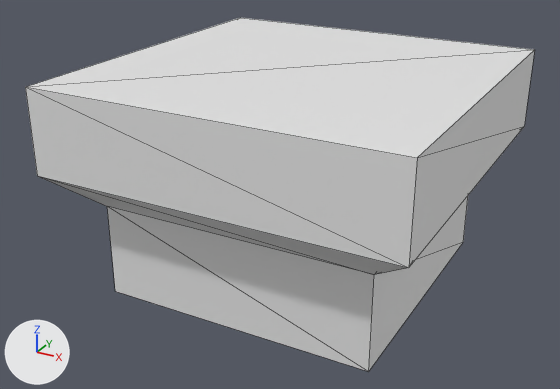
Renders of the glTF model models/world/TreeBlock1.glb from each side of a commit.
Rendered twice from a 50 mm lens placed at (20.3, -39.6, 25.2), pointed at (-1.0, -0.8, 5.8). The lights are fixed; the arrows at lower left show +X, +Y and +Z. Mesh edges are drawn as thin lines. Where no turn or scale is listed for an object, it has been applied to the vertices.

In view in the first picture: 'TreeBlock1'.
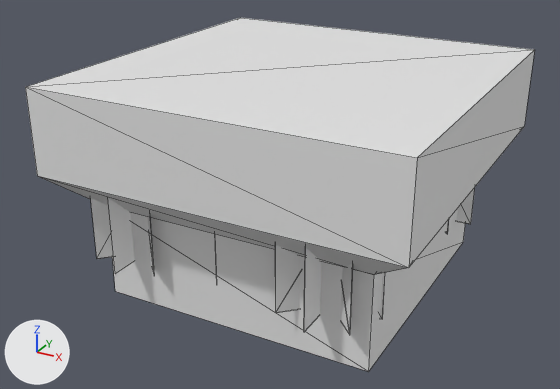
The newer file is also turned or shifted as a whole; pictures and numbers use the older file's frame.

The change, as a diff of the scene's bpy script:
```diff
--- a/models/world/TreeBlock1.glb.py
+++ b/models/world/TreeBlock1.glb.py
@@ me_tree01_001 @@
+me_tree01_001.from_pydata(...)  # 468 vertices, 468 faces; spans x -10.2..8.8, y -10.2..11.8, z 0.0..12.5
@@ ob_treeblock_obj @@
+ob_treeblock_obj = bpy.data.objects.new('treeblock_obj', me_tree01_001)
+ob_treeblock_obj.location = (0.51, 0.0, 0.72)
```

Pixel boxes (x1, y1, x2, y2) of what changed, in the pictures (560 x 389 px):
'treeblock_obj', added: after (90, 188, 475, 335)
